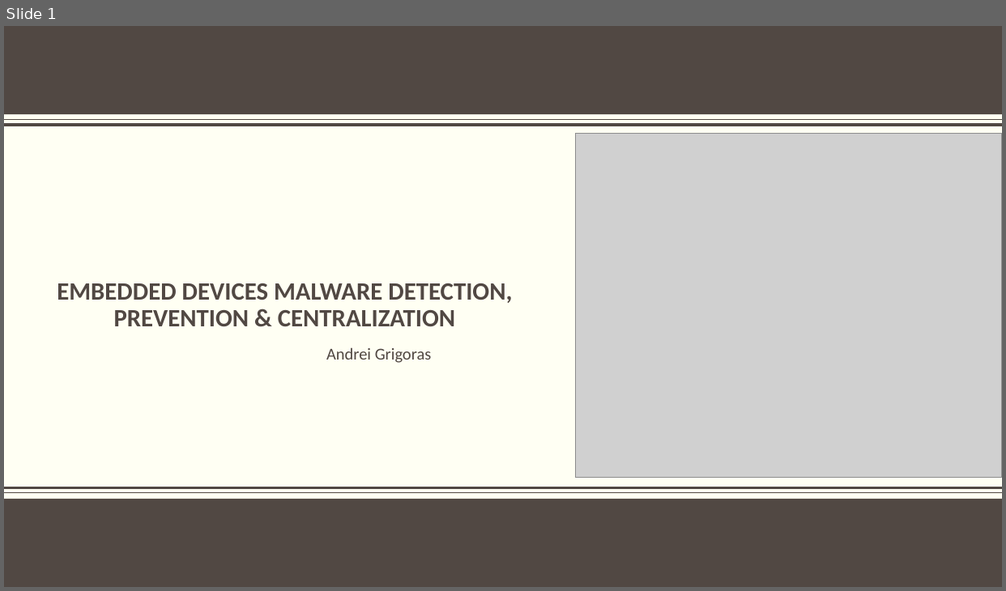
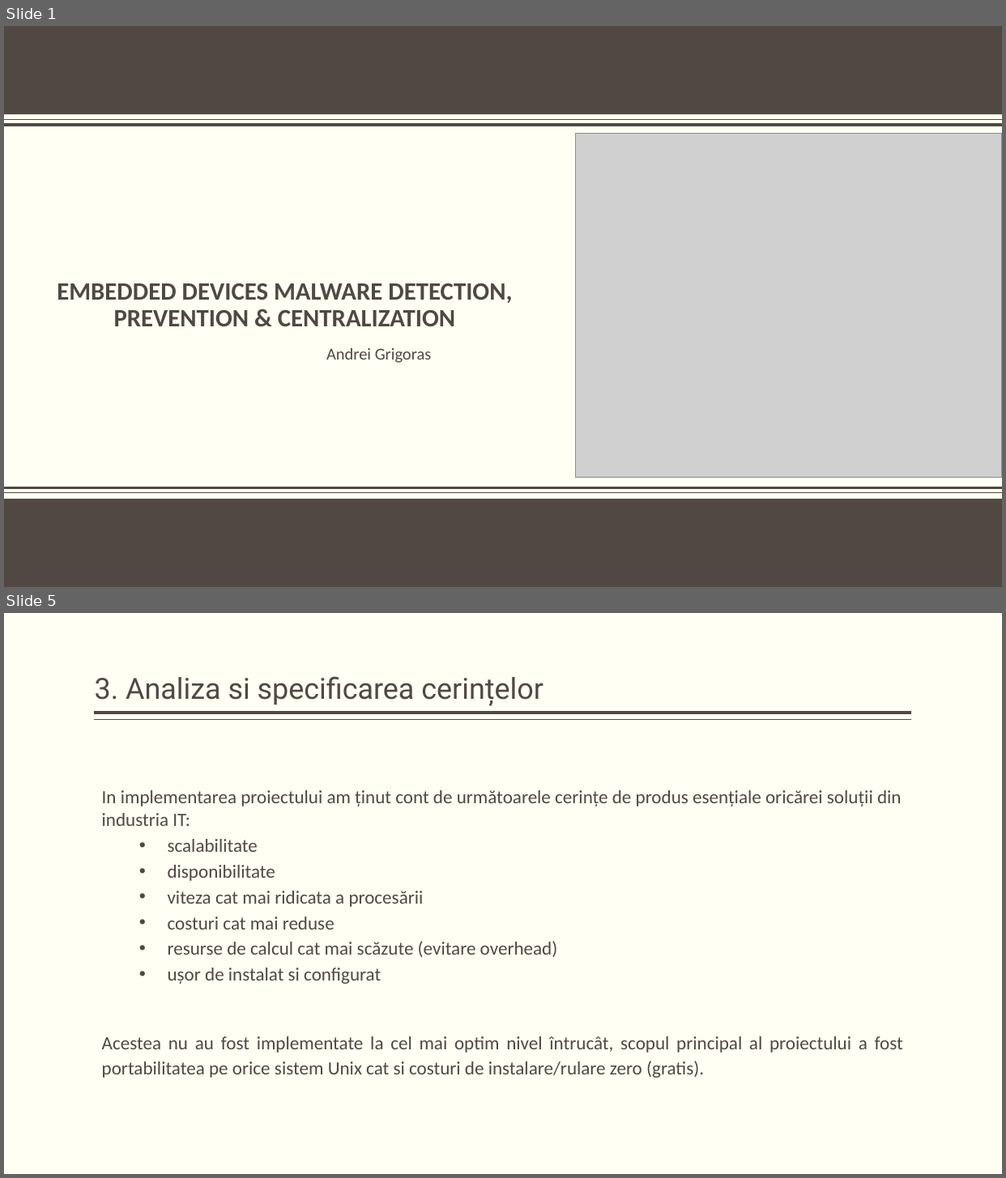
Before and after one commit to KaynRO/Proiect-Licenta, a slide deck: Embedded Devices Malware Detection, Prevention & Centralization.pptx. Shown one above the other, each under a label of ours: slide 1 before the commit, slides 1 and 5 after it; the slides between them are not shown. The pictures are 1006x591 and 1006x1178 pixels, drawn with LibreOffice and Linux fonts; fonts in the diff are those of the drawing; grey boxes stand for pictures; background and template pictures are left out. Boxes give left, top, right and bottom in pixels: in the first picture for what was removed or moved away, otherwise in the second. Text is boxed around its words. In the diff, an @@ line names an element or a change of style, - is before the commit and + after.

```diff
--- a/Embedded Devices Malware Detection, Prevention & Centralization.pptx
+++ b/Embedded Devices Malware Detection, Prevention & Centralization.pptx
@@ slide 5 added at [4, 613, 1002, 1174], background #FFFFF3 @@
@@ title added at [95, 676, 543, 706], 28 pt, text #514843 @@
+3. Analiza si specificarea cerințelor
@@ line added from (912, 713) to (95, 713), #514843 3 pt @@
@@ line added from (912, 720) to (95, 720), #514843 1 pt @@
@@ text added at [102, 790, 903, 1078], 18 pt, text #514843 @@
+In implementarea proiectului am ținut cont de următoarele cerințe de produs esențiale oricărei soluții din industria IT:
+  • scalabilitate
+  • disponibilitate
+  • viteza cat mai ridicata a procesării
+  • costuri cat mai reduse
+  • resurse de calcul cat mai scăzute (evitare overhead)
+  • ușor de instalat si configurat
+Acestea nu au fost implementate la cel mai optim nivel întrucât, scopul principal al proiectului a fost portabilitatea pe orice sistem Unix cat si costuri de instalare/rulare zero (gratis).
```
Also in this commit, not shown: 2 slides changed, 5 other slides added, 9 slides removed, 1 other file.
